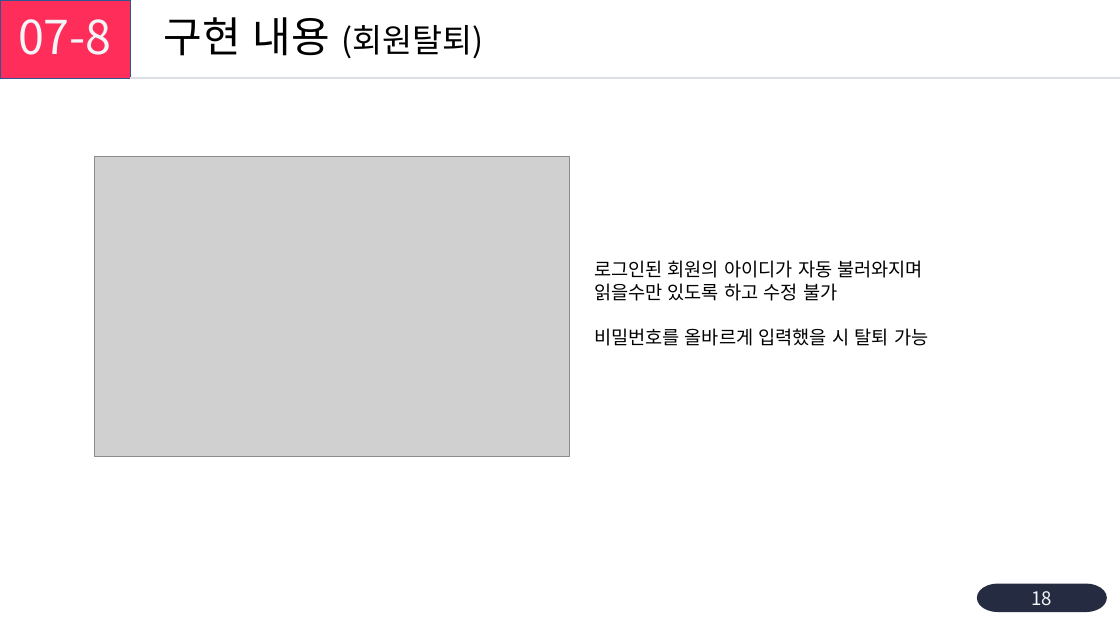
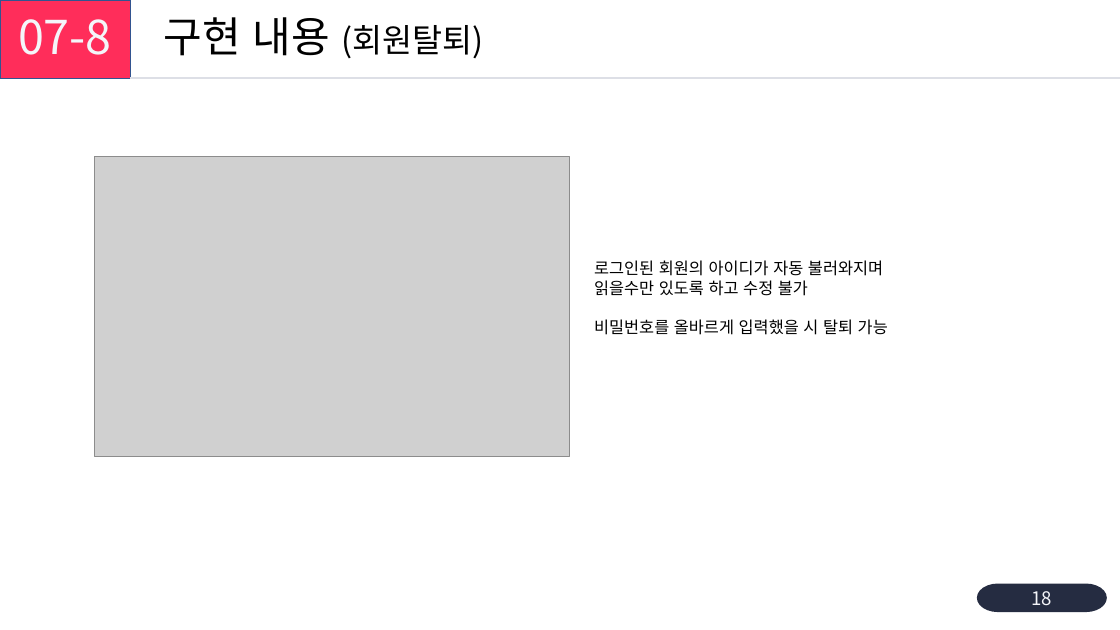
Before and after one commit to zenithmoon22/vboard, a slide deck: slide 18 of Car Story 게시판_포트폴리오.pptx. Drawn at 1120x630 pixels with LibreOffice and Linux fonts; fonts in the diff are those of the drawing; grey boxes stand for pictures. Boxes give left, top, right and bottom in pixels: in the first picture for what was removed or moved away, otherwise in the second. Text is boxed around its words. In the diff, an @@ line names an element or a change of style, - is before the commit and + after.

```diff
--- a/Car Story 게시판_포트폴리오.pptx
+++ b/Car Story 게시판_포트폴리오.pptx
@@ text "로그인된 회원의 아이디가 자동 불러와지며" at [594, 260, 888, 335]: size 16 to 14 pt @@
```
Also in this commit, not shown: 6 other slides changed, 16 other files.
